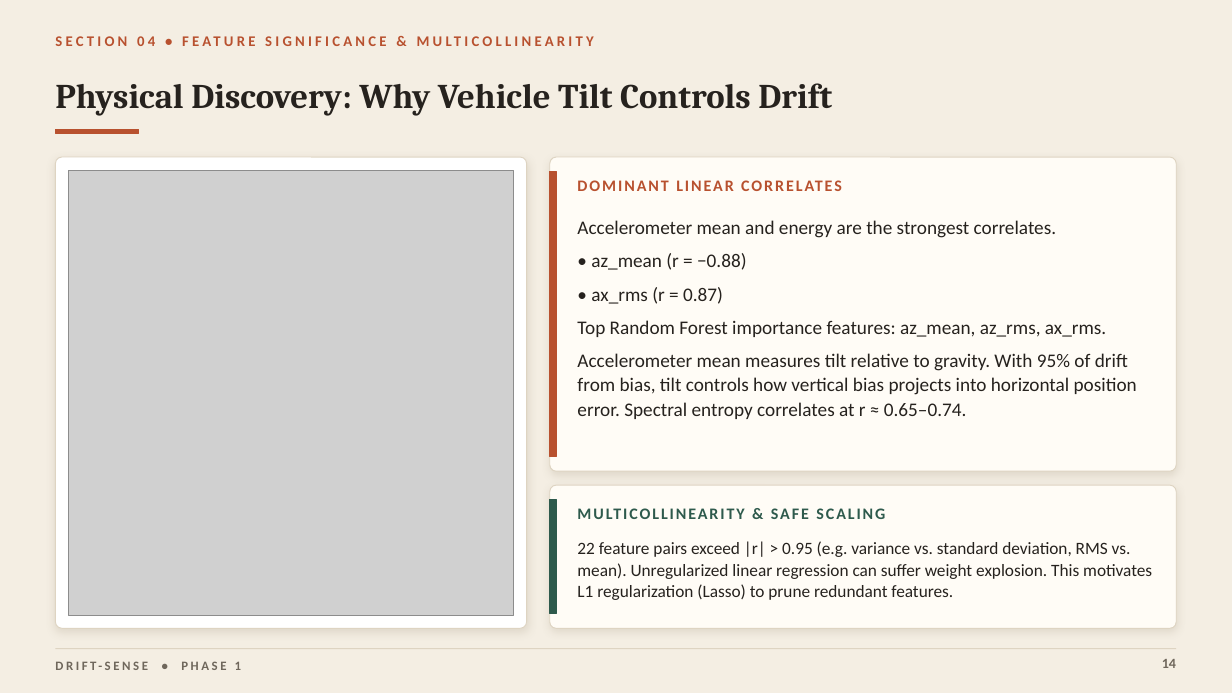
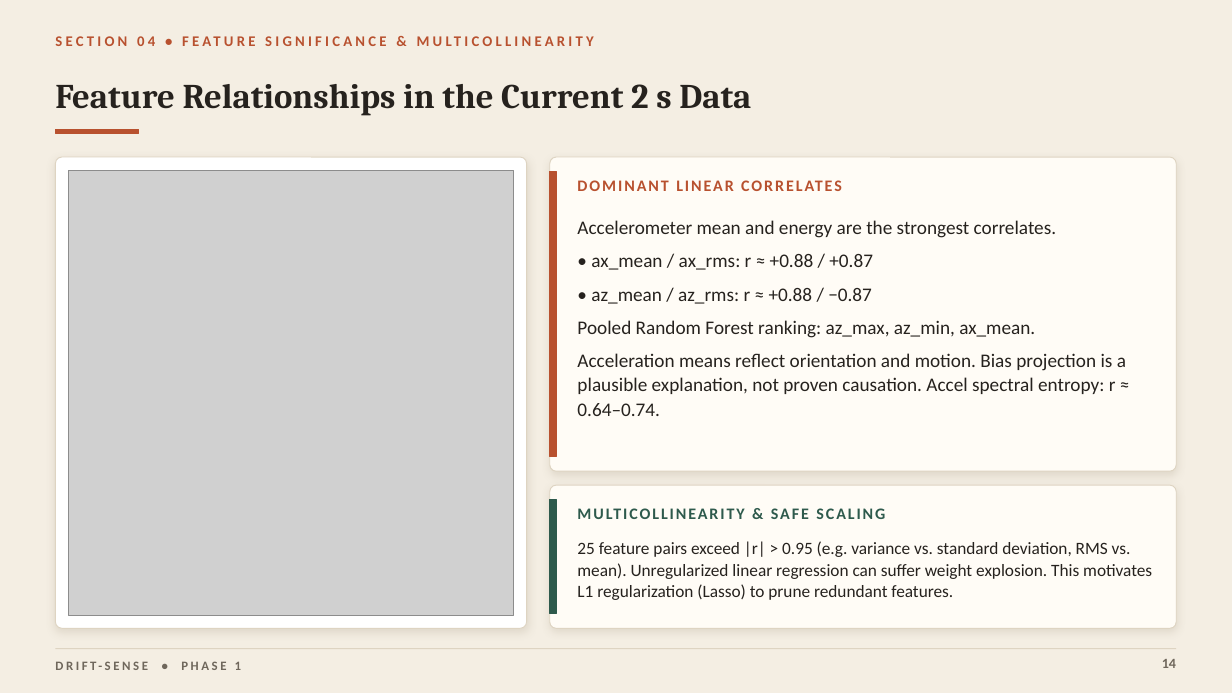
Before and after one commit to Dadi-Dinesh/Drift-Sense, a slide deck: slide 14 of reports/midsem/presentation.pptx. Drawn at 1232x693 pixels with LibreOffice and Linux fonts; fonts in the diff are those of the drawing; grey boxes stand for pictures. Boxes give left, top, right and bottom in pixels: in the first picture for what was removed or moved away, otherwise in the second. Text is boxed around its words. In the diff, an @@ line names an element or a change of style, - is before the commit and + after.

```diff
--- a/reports/midsem/presentation.pptx
+++ b/reports/midsem/presentation.pptx
@@ text at (x1=183, y1=84, x2=751, y2=116): text changed @@
-Physical Discovery: Why Vehicle Tilt Controls Drift
+Feature Relationships in the Current 2 s Data
@@ text at (x1=577, y1=254, x2=1126, y2=416): text changed @@
-• az_mean (r = −0.88)
-• ax_rms (r = 0.87)
-Top Random Forest importance features: az_mean, az_rms, ax_rms.
-Accelerometer mean measures tilt relative to gravity. With 95% of drift from bias, tilt controls how vertical bias projects into horizontal position error. Spectral entropy correlates at r ≈ 0.65–0.74.
+• ax_mean / ax_rms: r ≈ +0.88 / +0.87
+• az_mean / az_rms: r ≈ +0.88 / −0.87
+Pooled Random Forest ranking: az_max, az_min, ax_mean.
+Acceleration means reflect orientation and motion. Bias projection is a plausible explanation, not proven causation. Accel spectral entropy: r ≈ 0.64–0.74.
@@ text at (x1=577, y1=541, x2=1152, y2=600): text changed @@
-22 feature pairs exceed |r| > 0.95 (e.g. variance vs. standard deviation, RMS vs. mean). Unregularized linear regression can suffer weight explosion. This motivates L1 regularization (Lasso) to prune redundant features.
+25 feature pairs exceed |r| > 0.95 (e.g. variance vs. standard deviation, RMS vs. mean). Unregularized linear regression can suffer weight explosion. This motivates L1 regularization (Lasso) to prune redundant features.
```
Also in this commit, not shown: 7 other slides changed, 1 slide removed.
